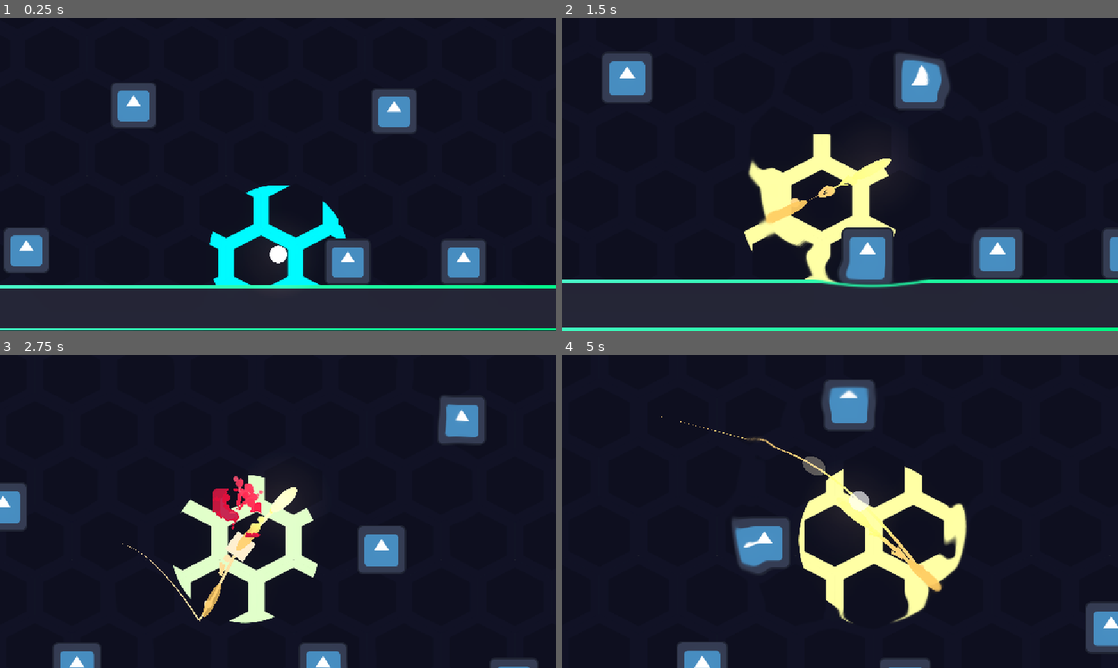
Above: before the commit, frames 1-4 (two rows, left to right).
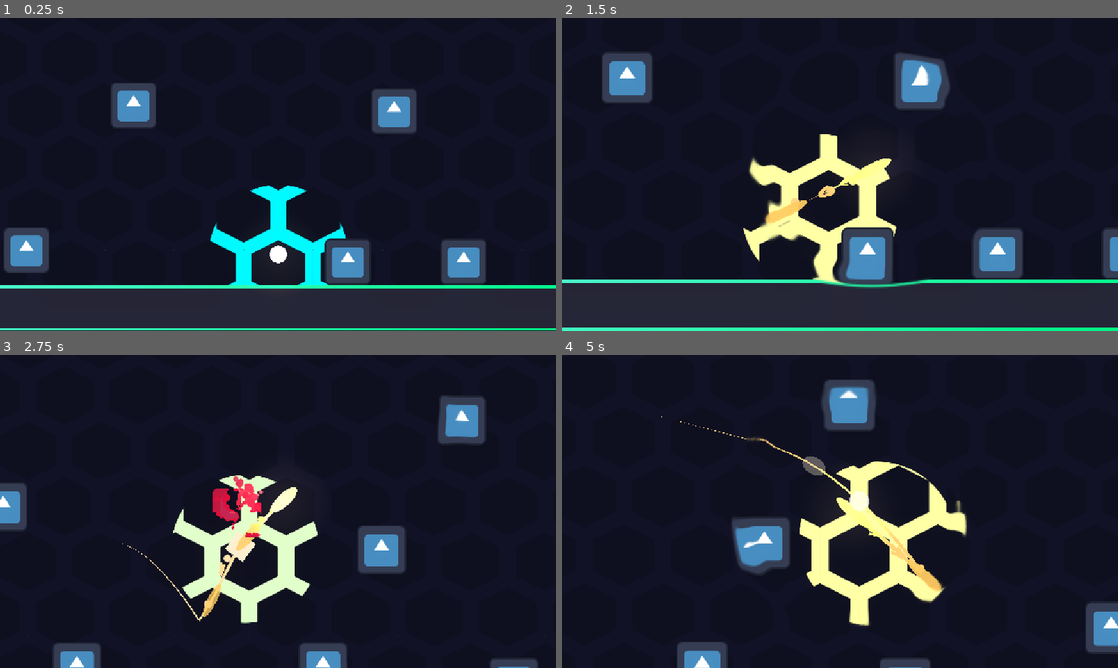
Above: after the commit, the same moments.

Repository: cookie1170/juice-test
Game: Godot game, scene res://levels/main.tscn
Two runs of this game, one before a commit and one after it. Both use one fixed random seed, a clock stepped at 60 frames per second and the inputs below. The engine's default icon, where the game draws it, is replaced by a stand-in: a white triangle on a blue panel in a dark square.
Inputs (mouse positions are in pixels of both pictures, inside the frame that each line leads up to):
- Up to frame 1 (0.25 s): no input
- Up to frame 2 (1.5 s): tap Enter (ui_accept) at 0.5, 0.77 s; move the mouse to (962, 158) at 0.52 s; press the mouse at (962, 158) at 0.53 s; hold D (right) 0.53-1.25 s; release the mouse at (962, 158) at 1.25 s; drag from (728, 190) to (817, 221) at 1.27 s
- Up to frame 3 (2.75 s): move the mouse to (333, 442) at 2.02 s; hold D (right) from 2.03 s (still down); hold Space (bounce) from 2.03 s (still down); click (333, 442) at 2.3 s
- Up to frame 4 (5 s): release D (right) at 2.75 s; release Space (bounce) at 2.75 s; drag from (812, 574) to (845, 498) at 2.77 s; move the mouse to (1006, 558) at 3.52 s; hold A (left) 3.53-4.25 s; hold F 3.53-4.25 s; tap Enter (ui_accept) at 3.77 s; click (1006, 558) at 3.8 s; tap F11 (fullscreen) at 4.15 s; drag from (673, 464) to (756, 433) at 4.27 s

The runs differ from the first frame. In frame 1, 3.1% of the frame differs, in the area x 18-94%, y 53-86%; in frame 2, 2.2%; in frame 3, 4.4%; in frame 4, 6.3%, in the area x 13-99%, y 34-87%.

Commit message:
moved stuff around in folders

Diff:
--- a/common/shockwave.tscn
+++ b/global/shockwave.tscn
@@ -1,8 +1,8 @@
 [gd_scene load_steps=5 format=3 uid="uid://4i5vg3vscncs"]
 
-[ext_resource type="Shader" uid="uid://1po2tubelwhn" path="res://common/shockwave.gdshader" id="1_anpj3"]
-[ext_resource type="Script" uid="uid://ipnyhwd6vd3m" path="res://common/shockwave.gd" id="1_l0mkl"]
-[ext_resource type="Script" uid="uid://de2c5rknq5n35" path="res://common/shockwave_rect.gd" id="3_l0mkl"]
+[ext_resource type="Shader" uid="uid://1po2tubelwhn" path="res://global/shockwave.gdshader" id="1_anpj3"]
+[ext_resource type="Script" uid="uid://ipnyhwd6vd3m" path="res://global/shockwave.gd" id="1_l0mkl"]
+[ext_resource type="Script" uid="uid://de2c5rknq5n35" path="res://global/shockwave_rect.gd" id="3_l0mkl"]
 
 [sub_resource type="ShaderMaterial" id="ShaderMaterial_jp5p0"]
 shader = ExtResource("1_anpj3")
--- a/common/vignette.tscn
+++ b/global/vignette.tscn
@@ -1,8 +1,8 @@
 [gd_scene load_steps=5 format=3 uid="uid://2662pyalpsi2"]
 
-[ext_resource type="Shader" uid="uid://7wfo22armo3t" path="res://common/vignette.gdshader" id="1_i55d4"]
-[ext_resource type="Script" uid="uid://dlvoefy3vhhvw" path="res://common/vignette_global.gd" id="1_qdghn"]
-[ext_resource type="Script" uid="uid://5j5liywl4r32" path="res://common/vignette.gd" id="3_0wke6"]
+[ext_resource type="Shader" uid="uid://7wfo22armo3t" path="res://global/vignette.gdshader" id="1_i55d4"]
+[ext_resource type="Script" uid="uid://dlvoefy3vhhvw" path="res://global/vignette_global.gd" id="1_qdghn"]
+[ext_resource type="Script" uid="uid://5j5liywl4r32" path="res://global/vignette.gd" id="3_0wke6"]
 
 [sub_resource type="ShaderMaterial" id="ShaderMaterial_jw1n3"]
 shader = ExtResource("1_i55d4")
--- a/levels/main.tscn
+++ b/levels/main.tscn
@@ -258,7 +258,6 @@
 shape = SubResource("WorldBoundaryShape2D_6et1j")
 
 [node name="BGHighlight" type="Parallax2D" parent="."]
-scroll_scale = Vector2(0.75, 0.75)
 repeat_size = Vector2(1152, 865)
 metadata/_edit_lock_ = true
 
@@ -272,7 +271,6 @@
 metadata/_edit_lock_ = true
 
 [node name="Background" type="Parallax2D" parent="."]
-scroll_scale = Vector2(0.75, 0.75)
 repeat_size = Vector2(1152, 865)
 repeat_times = 3
 metadata/_edit_lock_ = true
--- a/player/ghost_clone.tscn
+++ b/player/misc/ghost_clone.tscn
@@ -1,6 +1,6 @@
 [gd_scene load_steps=3 format=3 uid="uid://c3m2m678oe1bj"]
 
-[ext_resource type="Script" uid="uid://b86j3amobfi3m" path="res://player/ghost_clone.gd" id="1_p6kxc"]
+[ext_resource type="Script" uid="uid://b86j3amobfi3m" path="res://player/misc/ghost_clone.gd" id="1_p6kxc"]
 
 [sub_resource type="SphereMesh" id="SphereMesh_gft6u"]
 radius = 24.0
--- a/player/player.tscn
+++ b/player/player.tscn
@@ -2,16 +2,16 @@
 
 [ext_resource type="Script" uid="uid://c08p2djcihe2o" path="res://player/player_common.gd" id="1_4flbx"]
 [ext_resource type="Script" uid="uid://ck2pawb0jmb51" path="res://player/dash_dir_indicator.gd" id="2_8t03j"]
-[ext_resource type="Script" uid="uid://cjt6uuke0wuwe" path="res://player/state_machine.gd" id="2_rkbax"]
+[ext_resource type="Script" uid="uid://cjt6uuke0wuwe" path="res://player/state machine/state_machine.gd" id="2_rkbax"]
 [ext_resource type="Script" uid="uid://7158llfgi1vc" path="res://player/trail.gd" id="3_ebec5"]
-[ext_resource type="Script" uid="uid://da6voysdihkup" path="res://player/grounded.gd" id="3_yw30f"]
-[ext_resource type="Script" uid="uid://utgixymvt17f" path="res://player/bouncing.gd" id="4_g6k8r"]
-[ext_resource type="Script" uid="uid://bn2330o4e0s0p" path="res://player/falling.gd" id="5_g6k8r"]
-[ext_resource type="Script" uid="uid://c5uw1oo1cucet" path="res://player/dashing.gd" id="5_qjkh3"]
-[ext_resource type="Script" uid="uid://ptnh2uj4vicw" path="res://player/state_display.gd" id="7_boad6"]
+[ext_resource type="Script" uid="uid://da6voysdihkup" path="res://player/state machine/grounded.gd" id="3_yw30f"]
+[ext_resource type="Script" uid="uid://utgixymvt17f" path="res://player/state machine/bouncing.gd" id="4_g6k8r"]
+[ext_resource type="Script" uid="uid://bn2330o4e0s0p" path="res://player/state machine/falling.gd" id="5_g6k8r"]
+[ext_resource type="Script" uid="uid://c5uw1oo1cucet" path="res://player/state machine/dashing.gd" id="5_qjkh3"]
+[ext_resource type="Script" uid="uid://ptnh2uj4vicw" path="res://player/state machine/state_display.gd" id="7_boad6"]
 [ext_resource type="Script" uid="uid://d0dcgwjybsqd6" path="res://common/hitbox.gd" id="8_hg6s5"]
 [ext_resource type="Script" uid="uid://pt8x4gqtpuhh" path="res://common/hurtbox.gd" id="8_rgyib"]
-[ext_resource type="PackedScene" uid="uid://c3m2m678oe1bj" path="res://player/ghost_clone.tscn" id="9_yllr7"]
+[ext_resource type="PackedScene" uid="uid://c3m2m678oe1bj" path="res://player/misc/ghost_clone.tscn" id="9_yllr7"]
 [ext_resource type="Texture2D" uid="uid://383qp57aaa1j" path="res://common/sprites/circle.svg" id="11_2ieo8"]
 [ext_resource type="Texture2D" uid="uid://w3fx0ky4iuet" path="res://common/sprites/circle_higher_res.svg" id="14_wodsf"]
 
--- a/project.godot
+++ b/project.godot
@@ -19,10 +19,10 @@
 
 PhantomCameraManager="*res://addons/phantom_camera/scripts/managers/phantom_camera_manager.gd"
 Ref="*res://global/ref.gd"
-FullscreenManager="*res://common/fullscreen_manager.gd"
-Vignette="*res://common/vignette.tscn"
-Hitstop="*res://common/hitstop.gd"
-Shockwave="*res://common/shockwave.tscn"
+FullscreenManager="*res://global/fullscreen_manager.gd"
+Vignette="*res://global/vignette.tscn"
+Hitstop="*res://global/hitstop.gd"
+Shockwave="*res://global/shockwave.tscn"
 
 [display]
 
Renamed: common/fullscreen_manager.gd -> global/fullscreen_manager.gd
Renamed: common/fullscreen_manager.gd.uid -> global/fullscreen_manager.gd.uid
Renamed: common/hitstop.gd -> global/hitstop.gd
Renamed: common/hitstop.gd.uid -> global/hitstop.gd.uid
Renamed: common/shockwave.gd -> global/shockwave.gd
Renamed: common/shockwave.gd.uid -> global/shockwave.gd.uid
Renamed: common/shockwave.gdshader -> global/shockwave.gdshader
Renamed: common/shockwave.gdshader.uid -> global/shockwave.gdshader.uid
Renamed: common/shockwave_rect.gd -> global/shockwave_rect.gd
Renamed: common/shockwave_rect.gd.uid -> global/shockwave_rect.gd.uid
Renamed: common/vignette.gd -> global/vignette.gd
Renamed: common/vignette.gd.uid -> global/vignette.gd.uid
(and 20 more such lines)
